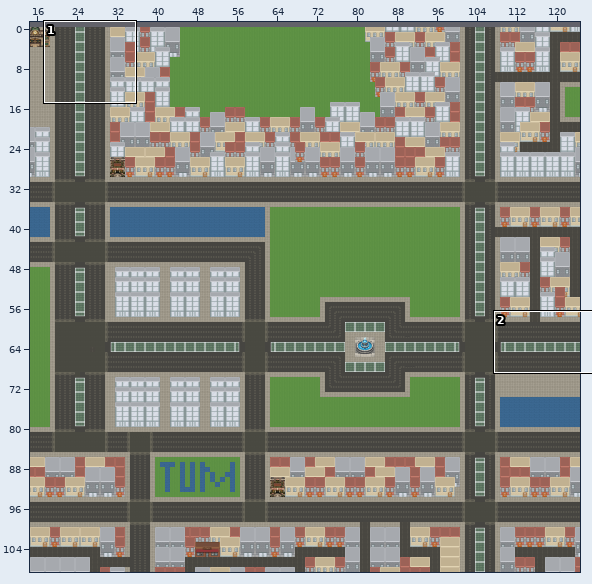
Tiled map, stored at assets/Assets_Map/generated-survival-level-0.tmx. The first picture is a wide view before the edit; the outline marks the close-up.
Close-up. First the earlier version:
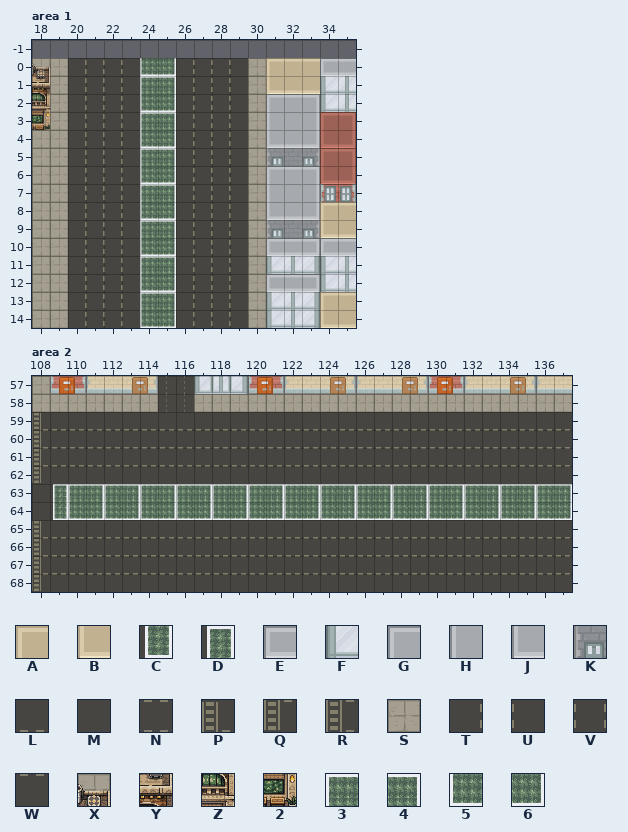
Cells are 32x32 px. Shown: area 1 x 18..35, y -1..14; area 2 x 108..137, y 57..68. The commit also changed other parts of the map, which this record leaves out.
Key: from "!!128x128": A 0, B 4; from "32Concrete+grass": C 2 turned 270, D 3 turned 270; from "96x160": E 0, F 3; from "BLOCK copy": G 0, H 3, J 6, K 9; from "CORNER_64": L 0, M 1; from "CORNER_64_DOUBLE": N 0; from "CROSS_64_LATERAL": P 0 flipped on the diagonal, Q 0 turned 270, R 1 flipped on the diagonal; from "PAVEMENT": S 0; from "ROAD_64": T 0, U 1; from "SEPARATED_ONCE_64_LATERAL": V 0, W 1 flipped on the diagonal; from "TrainStation": X 5, Y 11, Z 17, 2 23; from "grass": 3 0, 4 1, 5 2, 6 3.
_ is an empty cell.
Layer "Tile Layer 1" before, area 1, first column x 18:
-1 ______________
 0 XSTVVU56TVVUSA
 1 YSTVVU34TVVUSB
 2 ZSTVVU56TVVUSG
 3 2STVVU34TVVUSH
 4 SSTVVU56TVVUSJ
 5 SSTVVU34TVVUSK
 6 SSTVVU56TVVUSG
 7 SSTVVU34TVVUSH
 8 SSTVVU56TVVUSJ
 9 SSTVVU34TVVUSK
10 SSTVVU56TVVUSE
11 SSTVVU34TVVUSF
12 SSTVVU56TVVUSE
13 SSTVVU34TVVUSF
14 SSTVVU56TVVUSF
Layer "Tile Layer 1" before, area 2, first column x 108:
59 PLLLLLLLLLLLLLLLLLLLLLLLLLLLLL
60 RNNNNNNNNNNNNNNNNNNNNNNNNNNNNN
61 RNNNNNNNNNNNNNNNNNNNNNNNNNNNNN
62 QWWWWWWWWWWWWWWWWWWWWWWWWWWWWW
63 MD3434343434343434343434343434
64 MC5656565656565656565656565656
65 PLLLLLLLLLLLLLLLLLLLLLLLLLLLLL
66 RNNNNNNNNNNNNNNNNNNNNNNNNNNNNN
67 RNNNNNNNNNNNNNNNNNNNNNNNNNNNNN
68 QWWWWWWWWWWWWWWWWWWWWWWWWWWWWW
Now the later version:
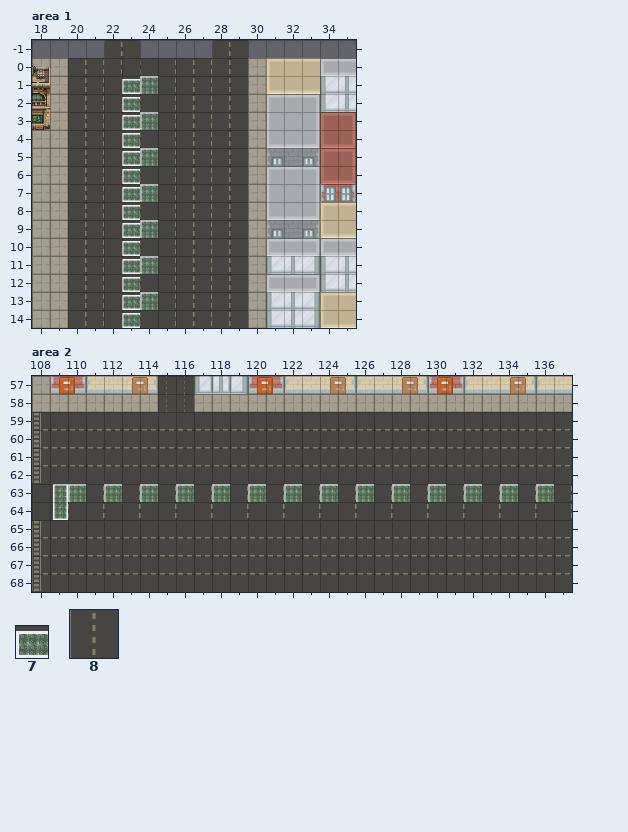
Further tiles: from "32Concrete+grass": 7 2; from "Crossing_64_LATERAL": 8 0.
The edit:
{"where": "layer \"Tile Layer 1\", area 1"}
{"y":0,"x":22,"old":"VU56","new":"8MUT"}
{"y":0,"x":28,"old":"V","new":"8"}
{"y":1,"x":22,"old":"VU","new":"M7"}
{"y":1,"x":25,"old":"4","new":"T"}
{"y":1,"x":28,"old":"V","new":"8"}
{"y":2,"x":22,"old":"VU56","new":"M7UT"}
{"y":2,"x":28,"old":"V","new":"8"}
{"y":3,"x":22,"old":"VU","new":"M7"}
{"y":3,"x":25,"old":"4","new":"T"}
{"y":3,"x":28,"old":"V","new":"8"}
{"y":4,"x":22,"old":"VU56","new":"M7UT"}
{"y":4,"x":28,"old":"V","new":"8"}
{"y":5,"x":22,"old":"VU","new":"M7"}
{"y":5,"x":25,"old":"4","new":"T"}
{"y":5,"x":28,"old":"V","new":"8"}
{"y":6,"x":22,"old":"VU56","new":"M7UT"}
{"y":6,"x":28,"old":"V","new":"8"}
{"y":7,"x":22,"old":"VU","new":"M7"}
{"y":7,"x":25,"old":"4","new":"T"}
{"y":7,"x":28,"old":"V","new":"8"}
{"y":8,"x":22,"old":"VU56","new":"M7UT"}
{"y":8,"x":28,"old":"V","new":"8"}
{"y":9,"x":22,"old":"VU","new":"M7"}
{"y":9,"x":25,"old":"4","new":"T"}
{"y":9,"x":28,"old":"V","new":"8"}
{"y":10,"x":22,"old":"VU56","new":"M7UT"}
{"y":10,"x":28,"old":"V","new":"8"}
{"y":11,"x":22,"old":"VU","new":"M7"}
{"y":11,"x":25,"old":"4","new":"T"}
{"y":11,"x":28,"old":"V","new":"8"}
{"y":12,"x":22,"old":"VU56","new":"M7UT"}
{"y":12,"x":28,"old":"V","new":"8"}
{"y":13,"x":22,"old":"VU","new":"M7"}
{"y":13,"x":25,"old":"4","new":"T"}
{"y":13,"x":28,"old":"V","new":"8"}
{"y":14,"x":22,"old":"VU56","new":"M7UT"}
{"y":14,"x":28,"old":"V","new":"8"}
{"where": "layer \"Tile Layer 1\", area 2"}
{"y":63,"x":111,"old":"4","new":"T"}
{"y":63,"x":113,"old":"4","new":"T"}
{"y":63,"x":115,"old":"4","new":"T"}
{"y":63,"x":117,"old":"4","new":"T"}
{"y":63,"x":119,"old":"4","new":"T"}
{"y":63,"x":121,"old":"4","new":"T"}
{"y":63,"x":123,"old":"4","new":"T"}
{"y":63,"x":125,"old":"4","new":"T"}
{"y":63,"x":127,"old":"4","new":"T"}
{"y":63,"x":129,"old":"4","new":"T"}
{"y":63,"x":131,"old":"4","new":"T"}
{"y":63,"x":133,"old":"4","new":"T"}
{"y":63,"x":135,"old":"4","new":"T"}
{"y":63,"x":137,"old":"4","new":"T"}
{"y":64,"x":110,"old":"5656565656565656565656565656","new":"UTUTUTUTUTUTUTUTUTUTUTUTUTUT"}
